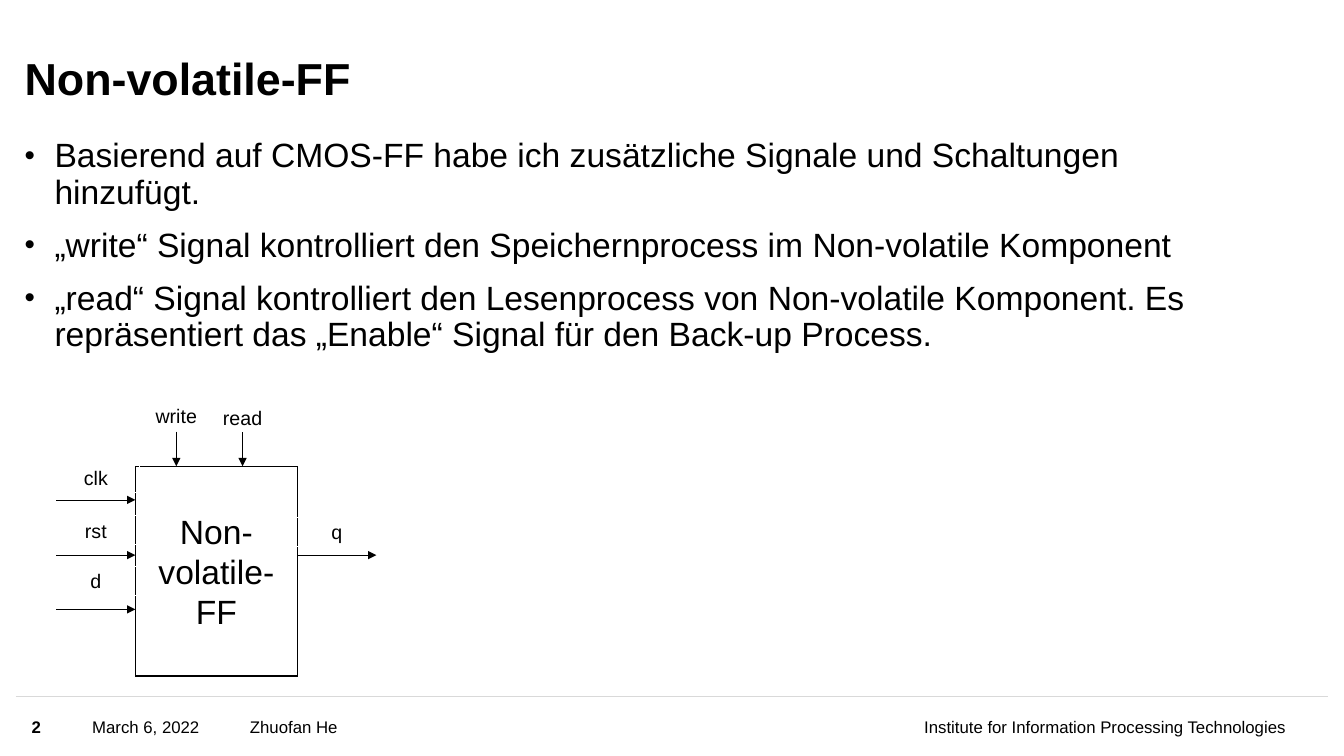
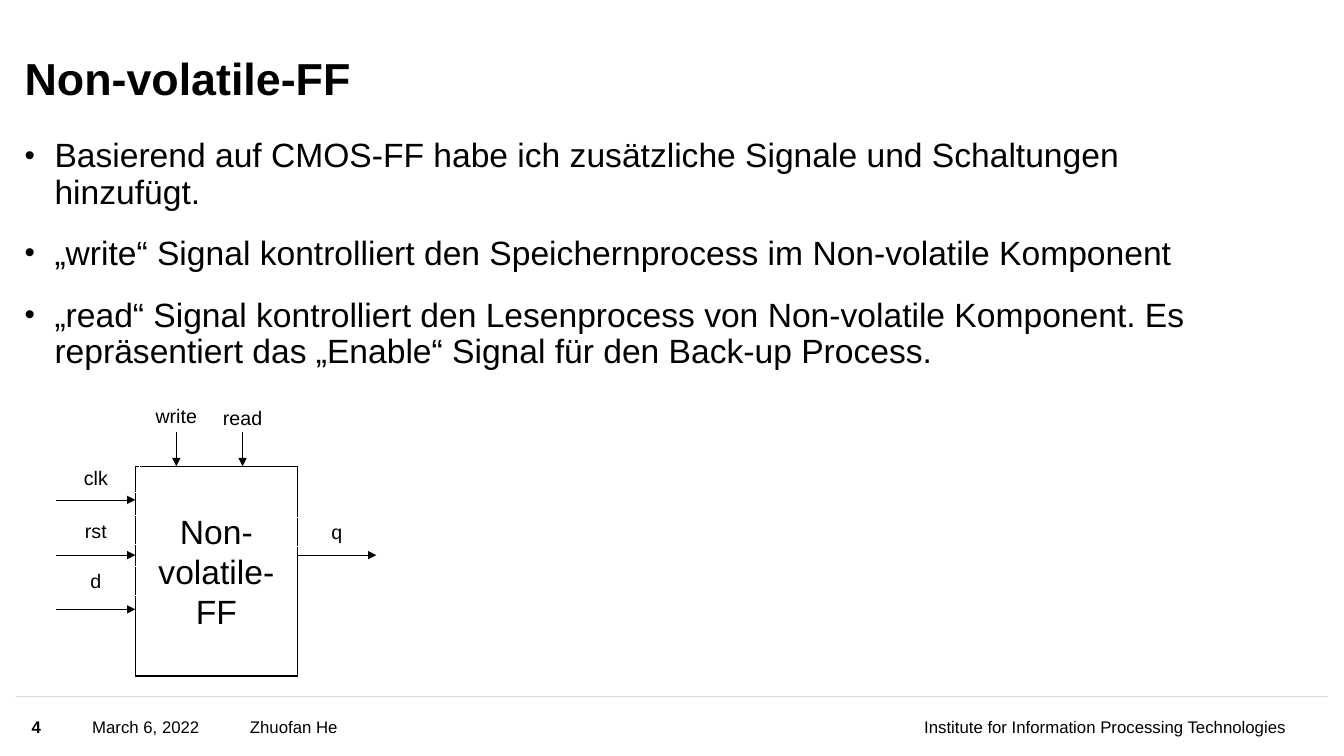
Before and after one commit to feedingmasterHE/MA_Process, a slide deck: slide 4 of 2.18 - 3.06/2.18_3.06_process.pptx (slide 2 before the commit). Drawn at 1344x756 pixels with LibreOffice and Linux fonts; fonts in the diff are those of the drawing; background and template pictures are left out. Boxes give left, top, right and bottom in pixels: in the first picture for what was removed or moved away, otherwise in the second. Text is boxed around its words. In the diff, an @@ line names an element or a change of style, - is before the commit and + after.

```diff
--- a/2.18 - 3.06/2.18_3.06_process.pptx
+++ b/2.18 - 3.06/2.18_3.06_process.pptx
@@ text "Basierend auf CMOS-FF habe ich ..." at (55,142,1184,370): more space between paragraphs @@
@@ page number at (32,721,41,733): text changed @@
-2
+4
```
Also in this commit, not shown: 2 other slides changed, 1 slide added.
